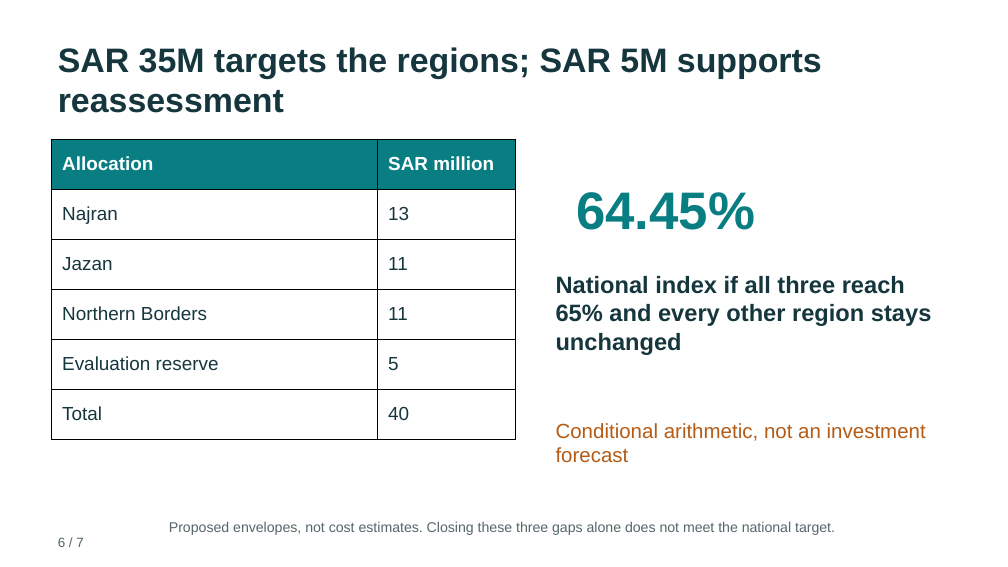
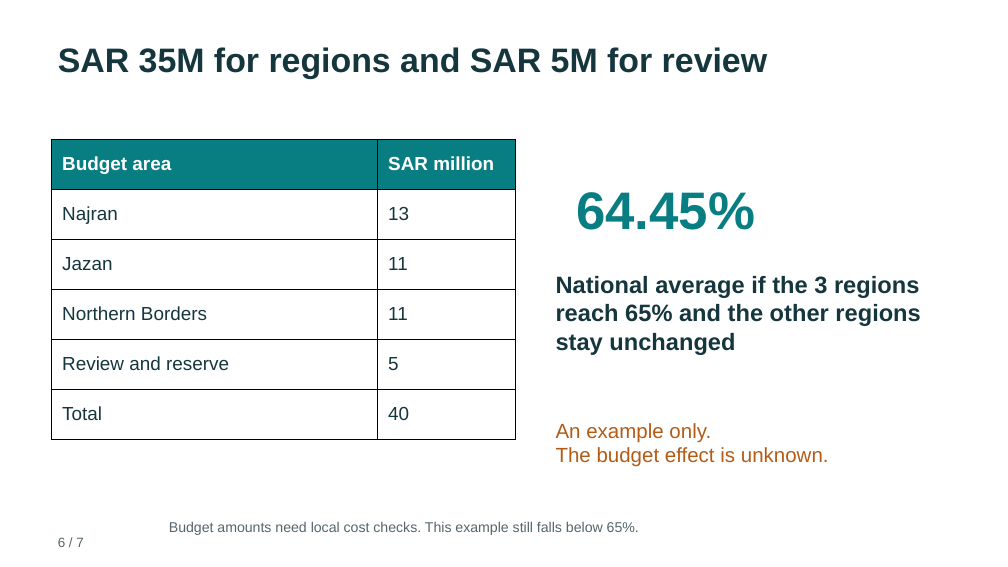
Before and after one commit to c3bod/sdaia-storytelling-tayseer-capstone, a slide deck: slide 6 of deliverables/Tayseer_Executive_Story_Final.pptx. Drawn at 1008x567 pixels with LibreOffice and Linux fonts; fonts in the diff are those of the drawing. Boxes give left, top, right and bottom in pixels: in the first picture for what was removed or moved away, otherwise in the second. Text is boxed around its words. In the diff, an @@ line names an element or a change of style, - is before the commit and + after.

```diff
--- a/deliverables/Tayseer_Executive_Story_Final.pptx
+++ b/deliverables/Tayseer_Executive_Story_Final.pptx
@@ text at bbox=[58, 47, 767, 79]: text changed @@
-SAR 35M targets the regions; SAR 5M supports reassessment
+SAR 35M for regions and SAR 5M for review
@@ table at bbox=[51, 139, 515, 439] @@
-row 1, column 1: Allocation
+row 1, column 1: Budget area
-row 5, column 1: Evaluation reserve
+row 5, column 1: Review and reserve
@@ text at bbox=[556, 276, 920, 355]: text changed @@
-National index if all three reach 65% and every other region stays unchanged
+National average if the 3 regions reach 65% and the other regions stay unchanged
@@ text at bbox=[556, 423, 829, 467]: text changed @@
-Conditional arithmetic, not an investment forecast
+An example only.
+The budget effect is unknown.
@@ text at bbox=[169, 521, 639, 535]: text changed @@
-Proposed envelopes, not cost estimates. Closing these three gaps alone does not meet the national target.
+Budget amounts need local cost checks. This example still falls below 65%.
```
Also in this commit, not shown: 6 other slides changed, 2 other files.
